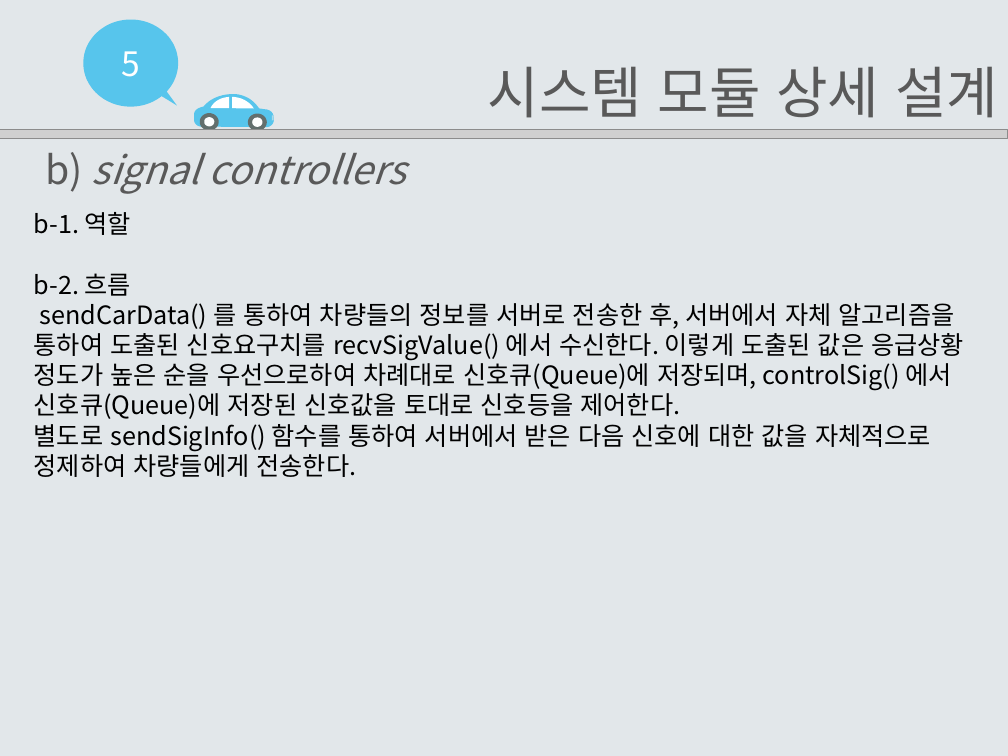
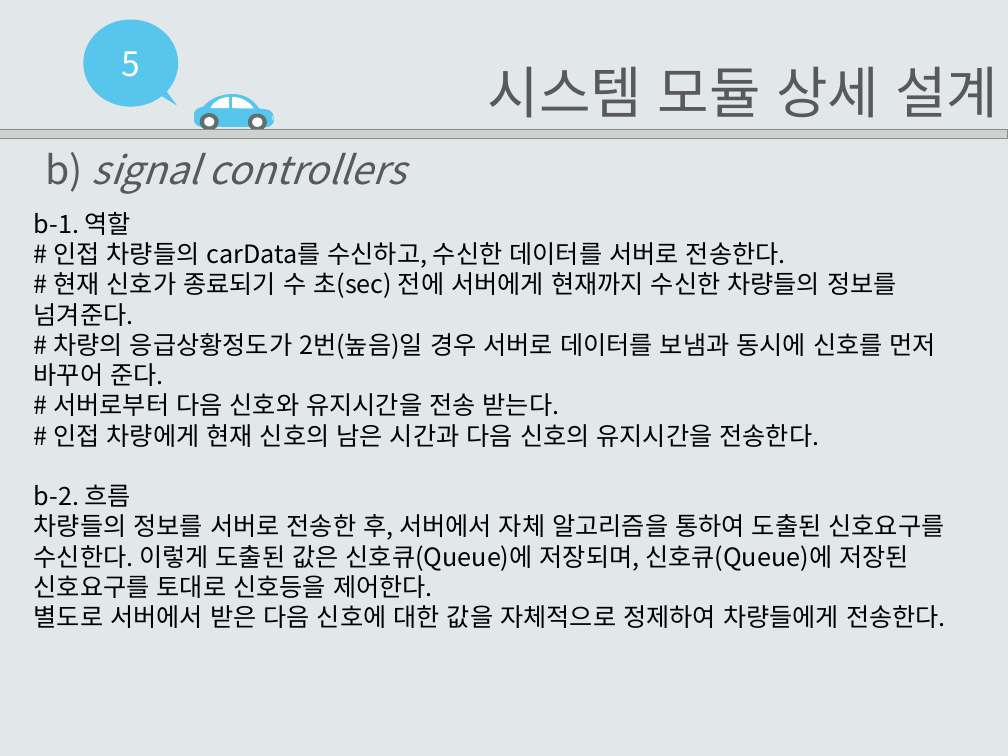
Before and after one commit to EomHeeSang/grad_proj, a slide deck: slide 16 of 발표자료/설계서2-14(엄희상,박주호,김태경).pptx (slide 14 before the commit). Drawn at 1008x756 pixels with LibreOffice and Linux fonts; fonts in the diff are those of the drawing; grey boxes stand for pictures. Boxes give left, top, right and bottom in pixels: in the first picture for what was removed or moved away, otherwise in the second. Text is boxed around its words. In the diff, an @@ line names an element or a change of style, - is before the commit and + after.

Commit message:
응급상황 시나리오+Car, Controller 슬라이드 추가

```diff
--- a/발표자료/설계서2-14(엄희상,박주호,김태경).pptx
+++ b/발표자료/설계서2-14(엄희상,박주호,김태경).pptx
@@ text at (34,242,936,447): paragraphs added @@
+# 인접 차량들의 carData를 수신하고, 수신한 데이터를 서버로 전송한다.
+# 현재 신호가 종료되기 수 초(sec) 전에 서버에게 현재까지 수신한 차량들의 정보를 넘겨준다.
+# 차량의 응급상황정도가 2번(높음)일 경우 서버로 데이터를 보냄과 동시에 신호를 먼저 바꾸어 준다.
+# 서버로부터 다음 신호와 유지시간을 전송 받는다.
+# 인접 차량에게 현재 신호의 남은 시간과 다음 신호의 유지시간을 전송한다.
@@ text at (34,514,946,628): text changed @@
-sendCarData() 를 통하여 차량들의 정보를 서버로 전송한 후, 서버에서 자체 알고리즘을 통하여 도출된 신호요구치를 recvSigValue() 에서 수신한다. 이렇게 도출된 값은 응급상황 정도가 높은 순을 우선으로하여 차례대로 신호큐(Queue)에 저장되며, controlSig() 에서 신호큐(Queue)에 저장된 신호값을 토대로 신호등을 제어한다.
-별도로 sendSigInfo() 함수를 통하여 서버에서 받은 다음 신호에 대한 값을 자체적으로 정제하여 차량들에게 전송한다.
+차량들의 정보를 서버로 전송한 후, 서버에서 자체 알고리즘을 통하여 도출된 신호요구를 수신한다. 이렇게 도출된 값은 신호큐(Queue)에 저장되며, 신호큐(Queue)에 저장된 신호요구를 토대로 신호등을 제어한다.
+별도로 서버에서 받은 다음 신호에 대한 값을 자체적으로 정제하여 차량들에게 전송한다.
```
Also in this commit, not shown: 6 other slides changed, 4 slides added, 1 other file.
